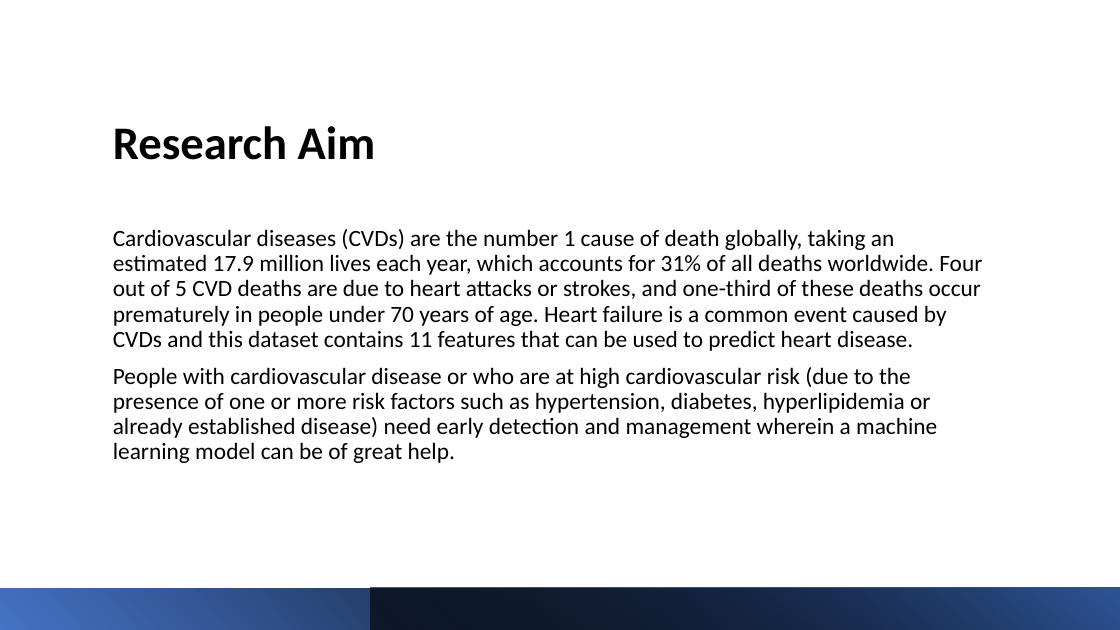
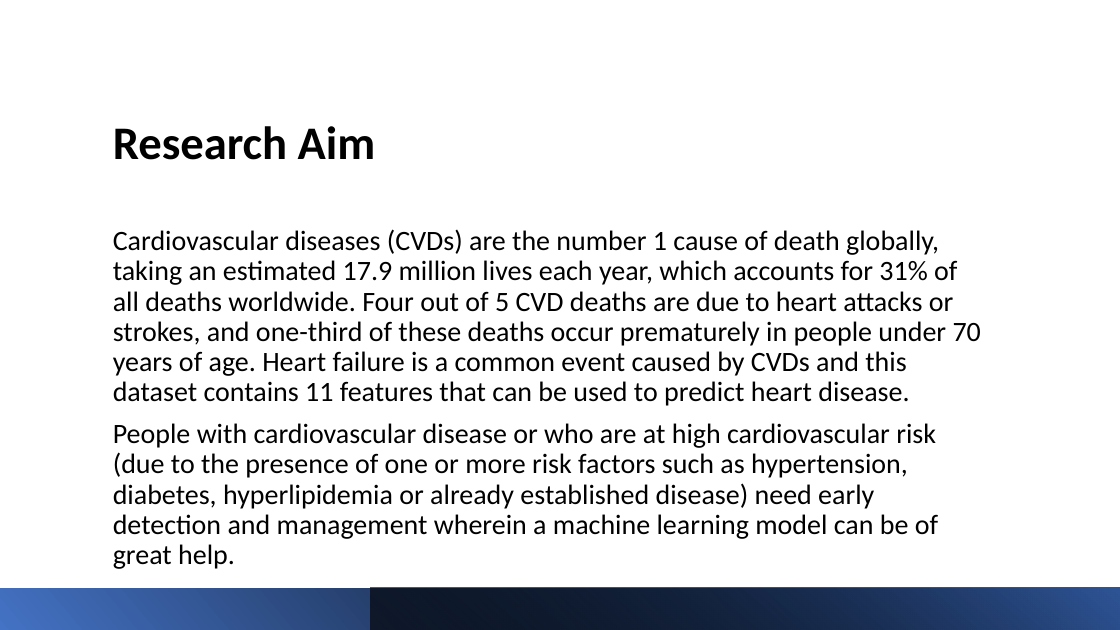
Before and after one commit to harshgit/cs613-final-project, a slide deck: slide 3 of presentation slides/CS613-FinalProject-Presentation.pptx. Drawn at 1120x630 pixels with LibreOffice and Linux fonts; fonts in the diff are those of the drawing. Boxes give left, top, right and bottom in pixels: in the first picture for what was removed or moved away, otherwise in the second. Text is boxed around its words. In the diff, an @@ line names an element or a change of style, - is before the commit and + after.

```diff
--- a/presentation slides/CS613-FinalProject-Presentation.pptx
+++ b/presentation slides/CS613-FinalProject-Presentation.pptx
@@ text "Cardiovascular diseases (CVDs) are the ..." at (x1=113, y1=229, x2=981, y2=539): size 20 to 24 pt @@
```
Also in this commit, not shown: 1 other slide changed, 1 other file.
